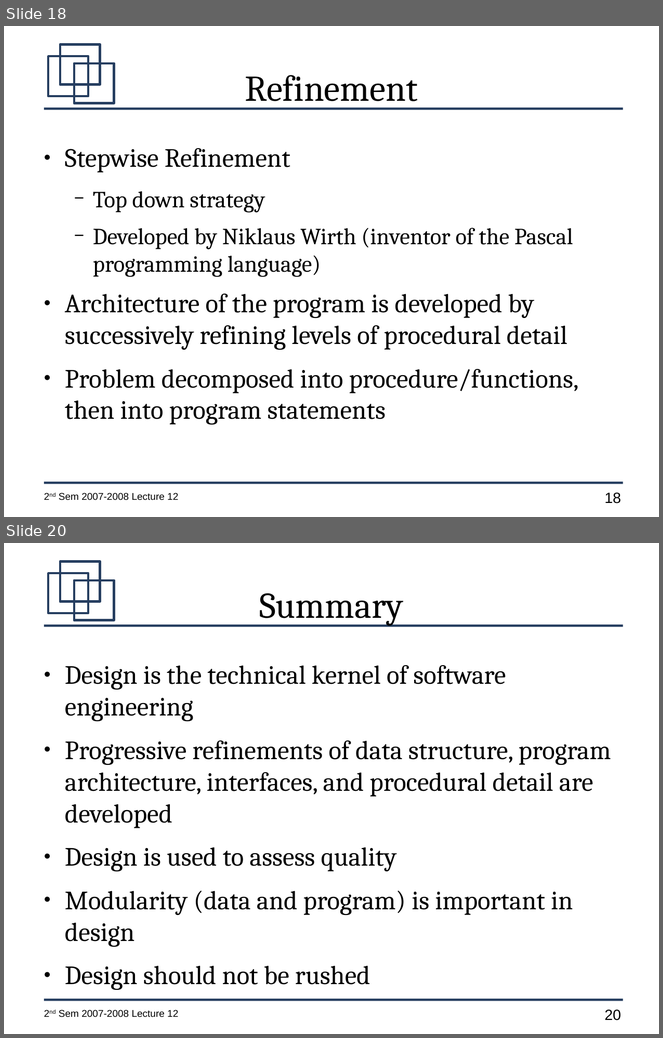
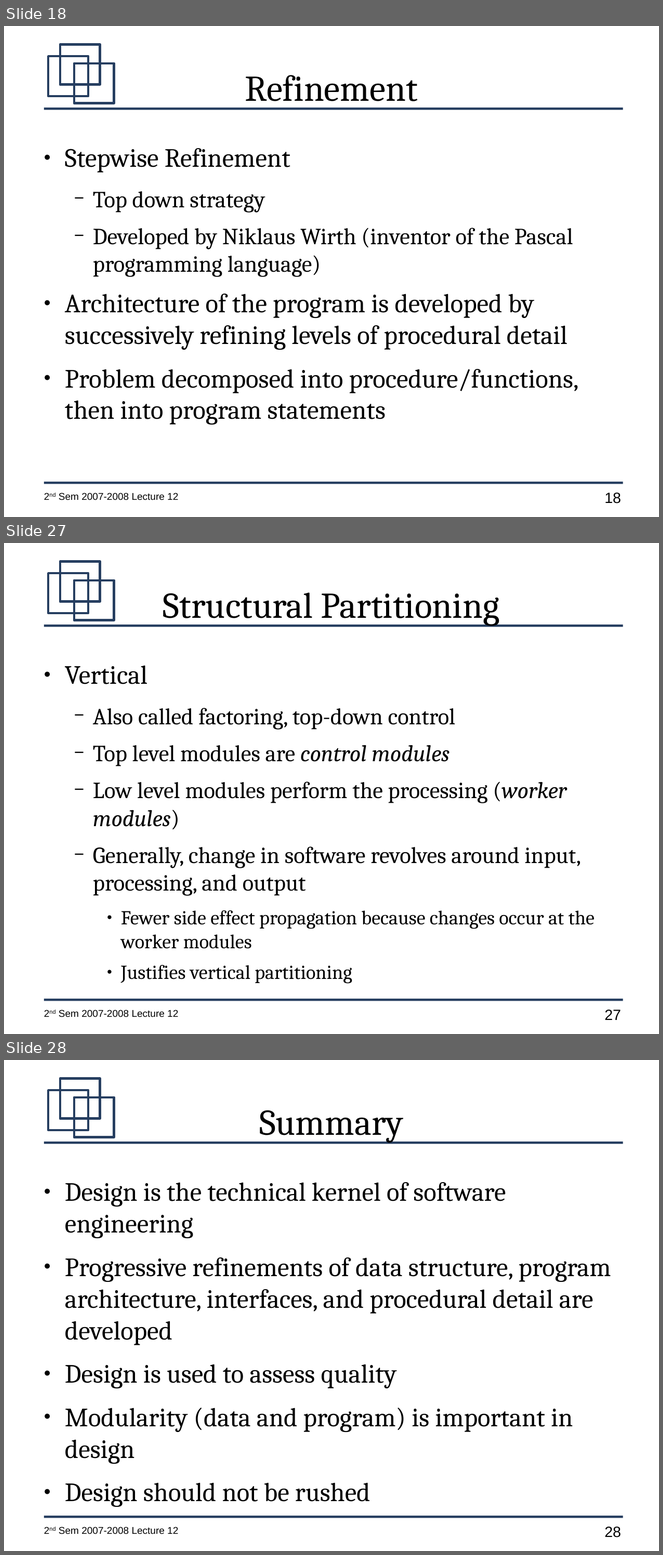
Before and after one commit to jachermocilla/jach-homepage, a slide deck: CMSC128-2nd-Sem-2007-L13.odp. Shown one above the other, each under a label of ours: slides 18 and 20 before the commit, slides 18, 27 and 28 after it; the slides between them are not shown. The pictures are 663x1038 and 663x1555 pixels, drawn with LibreOffice and Linux fonts; fonts in the diff are those of the drawing. Boxes give left, top, right and bottom in pixels: in the first picture for what was removed or moved away, otherwise in the second. Text is boxed around its words. In the diff, an @@ line names an element or a change of style, - is before the commit and + after.

```diff
--- a/CMSC128-2nd-Sem-2007-L13.odp
+++ b/CMSC128-2nd-Sem-2007-L13.odp
@@ slide 27 added at (4,543,659,1034), background #FFFFFF; not listed: 7 template elements that a slide beside it also shows @@
@@ title added at (163,592,500,626), 44 pt, text #000000 @@
+Structural Partitioning
@@ text added at (65,665,595,984), 28 pt, text #000000 @@
+● Vertical
+  − Also called factoring, top-down control
+  − Top level modules are control modules
+  − Low level modules perform the processing (worker modules)
+  − Generally, change in software revolves around input, processing, and output
+    ● Fewer side effect propagation because changes occur at the worker modules
+    ● Justifies vertical partitioning
@@ what was slide 20 is now slide 28 @@
@@ page number at (605,1527,621,1538): text changed @@
-20
+28
```
Also in this commit, not shown: 1 slide changed, 7 other slides added.
